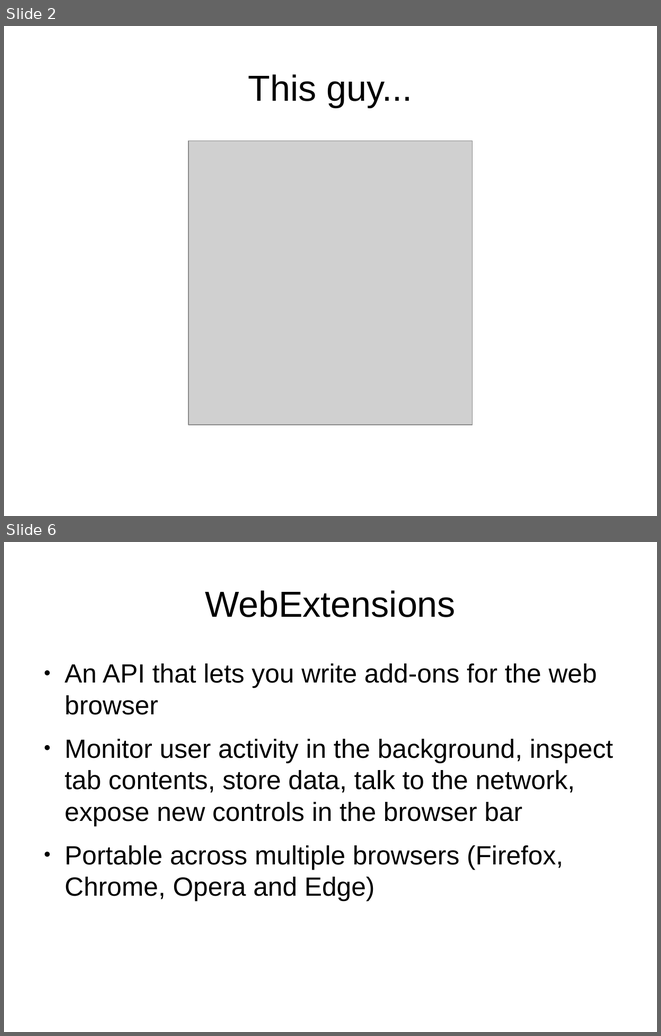
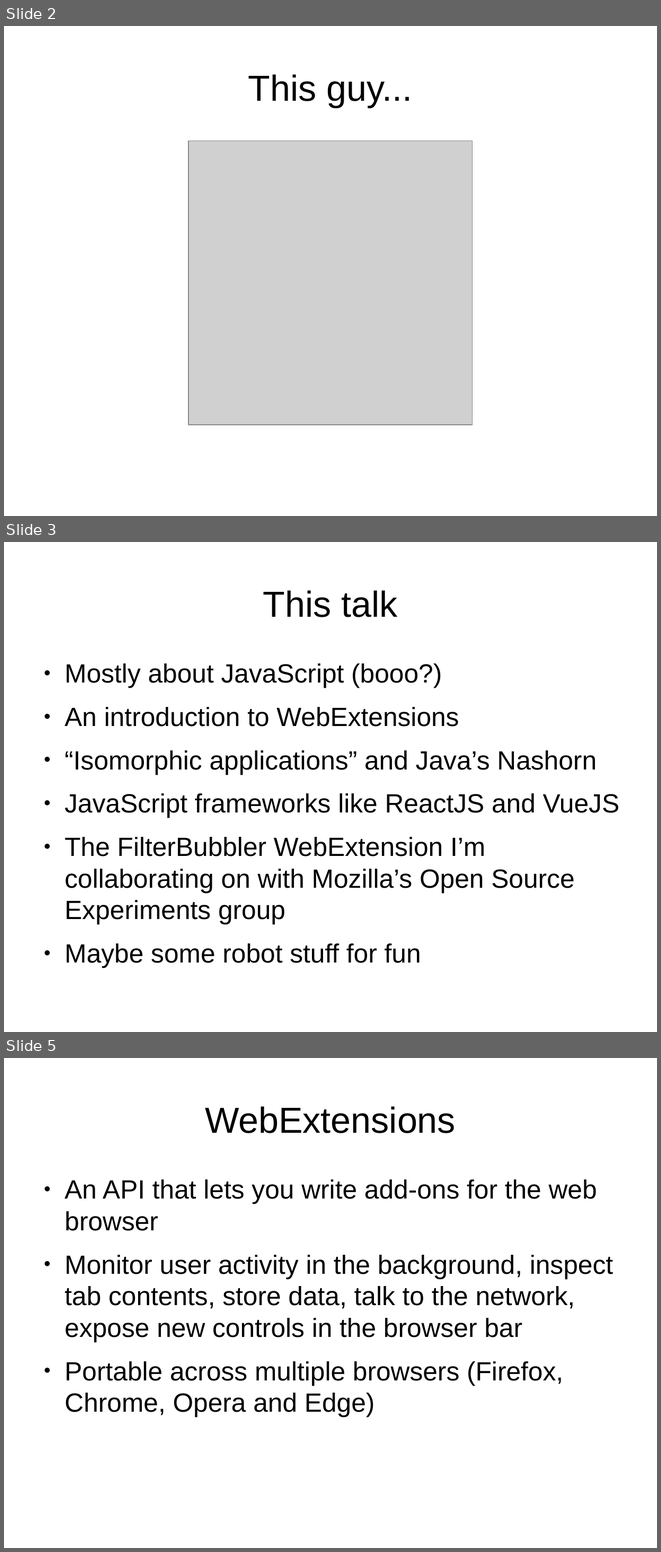
Before and after one commit to filterbubbler/java-tour-slides, a slide deck: java-talk.odp. Shown one above the other, each under a label of ours: slides 2 and 6 before the commit, slides 2, 3 and 5 after it; the slides between them are not shown. The pictures are 661x1036 and 661x1552 pixels, drawn with LibreOffice and Linux fonts; fonts in the diff are those of the drawing; grey boxes stand for pictures. Boxes give left, top, right and bottom in pixels: in the first picture for what was removed or moved away, otherwise in the second. Text is boxed around its words. In the diff, an @@ line names an element or a change of style, - is before the commit and + after.

```diff
--- a/java-talk.odp
+++ b/java-talk.odp
@@ slide 3 added at [4, 542, 657, 1032], background #FFFFFF @@
@@ title added at [263, 590, 398, 617], 44 pt, text #000000 @@
+This talk
@@ text added at [64, 663, 619, 967], 32 pt, text #000000 @@
+● Mostly about JavaScript (booo?)
+● An introduction to WebExtensions
+● “Isomorphic applications” and Java’s Nashorn
+● JavaScript frameworks like ReactJS and VueJS
+● The FilterBubbler WebExtension I’m collaborating on with Mozilla’s Open Source Experiments group
+● Maybe some robot stuff for fun
@@ what was slide 6 is now slide 5 @@
```
Also in this commit, not shown: 1 slide changed, 10 other slides added, 2 slides removed, 1 other file.
